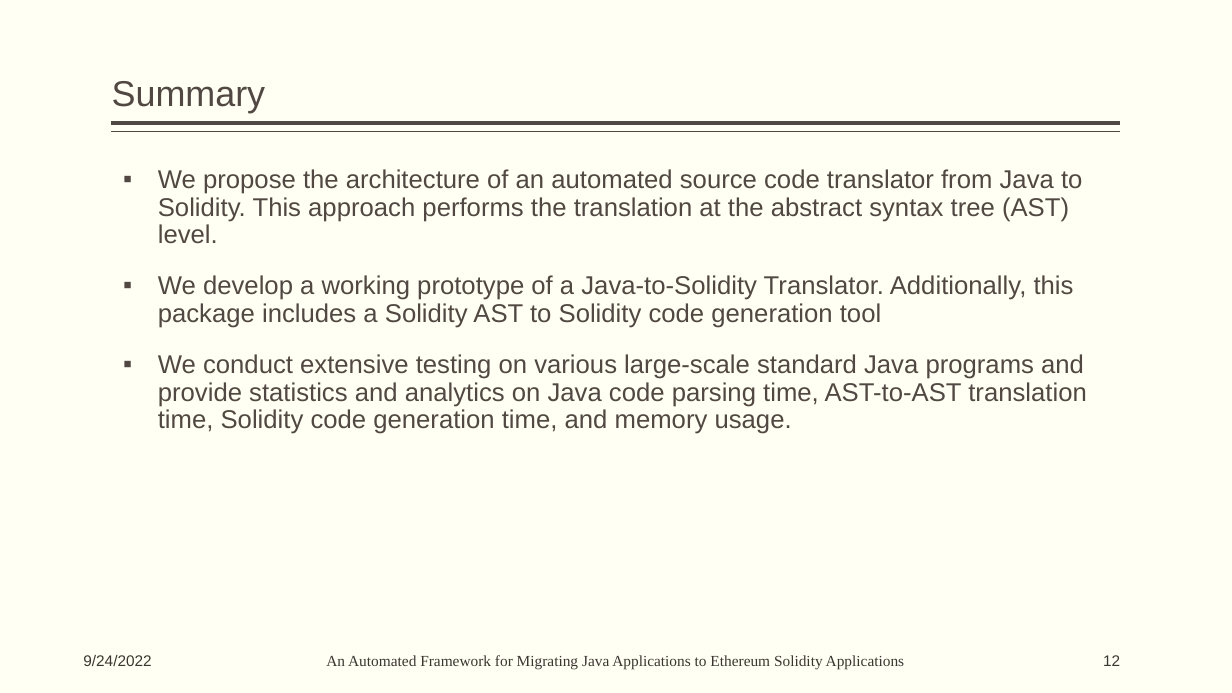
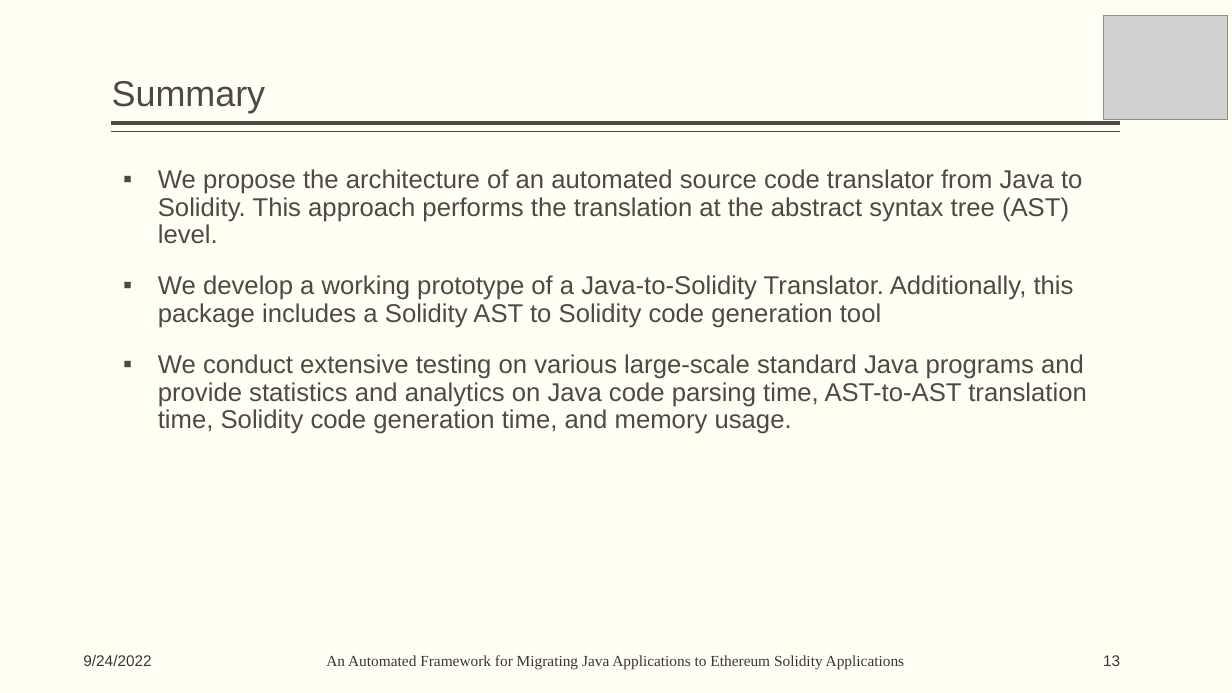
Before and after one commit to sanketshirsath226/College-Practical, a slide deck: slide 13 of Seminar/Seminar_Presentations.pptx (slide 12 before the commit). Drawn at 1232x693 pixels with LibreOffice and Linux fonts; fonts in the diff are those of the drawing; grey boxes stand for pictures. Boxes give left, top, right and bottom in pixels: in the first picture for what was removed or moved away, otherwise in the second. Text is boxed around its words. In the diff, an @@ line names an element or a change of style, - is before the commit and + after.

```diff
--- a/Seminar/Seminar_Presentations.pptx
+++ b/Seminar/Seminar_Presentations.pptx
@@ picture added at (1104, 15, 1228, 119) @@
@@ page number at (1103, 655, 1120, 666): text changed @@
-12
+13
```
Also in this commit, not shown: 11 other slides changed, 2 slides added, 1 slide removed, 2 other files.
